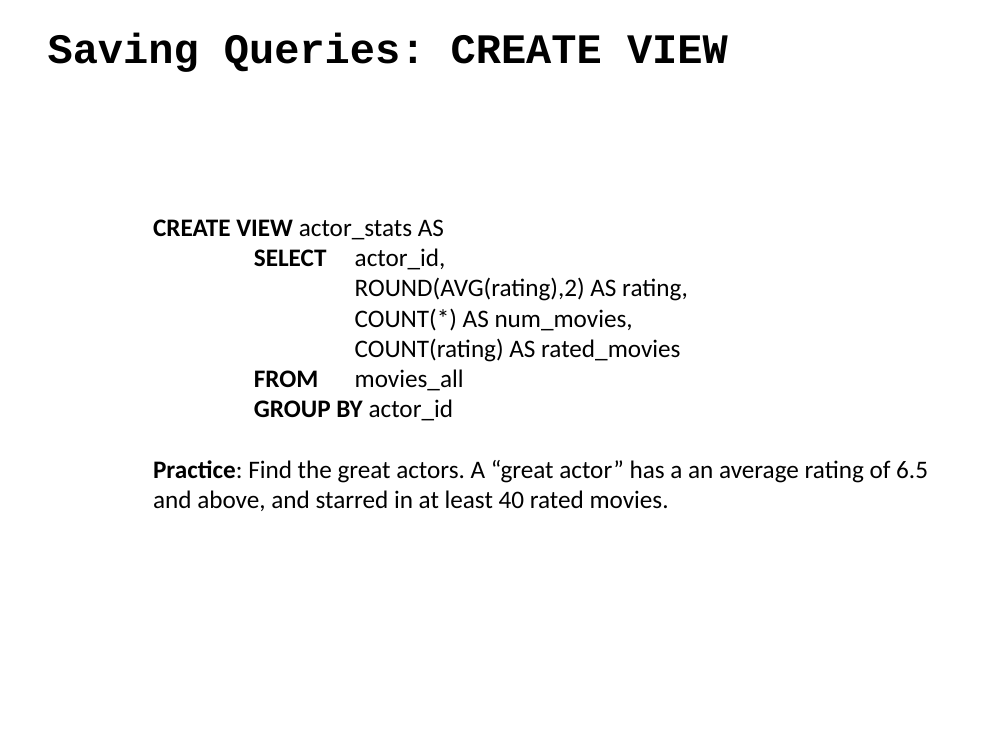
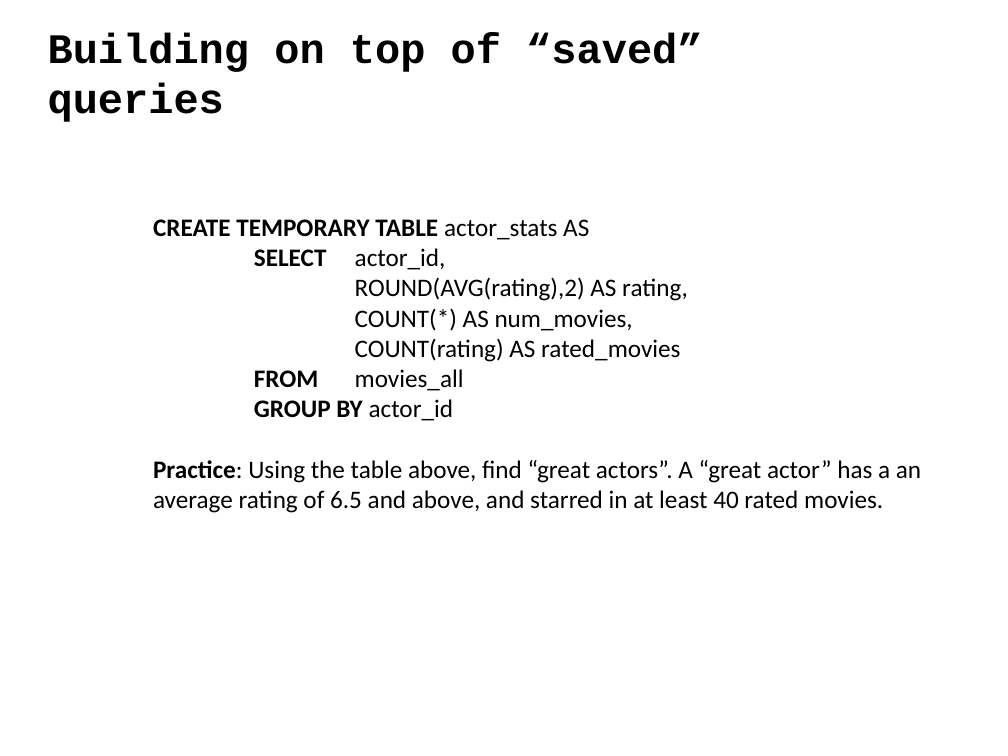
Before and after one commit to ipeirotis/introduction-to-databases, a slide deck: slide 74 of C-SQL.pptx (slide 77 before the commit). Drawn at 1008x756 pixels with LibreOffice and Linux fonts; fonts in the diff are those of the drawing. Boxes give left, top, right and bottom in pixels: in the first picture for what was removed or moved away, otherwise in the second. Text is boxed around its words. In the diff, an @@ line names an element or a change of style, - is before the commit and + after.

```diff
--- a/C-SQL.pptx
+++ b/C-SQL.pptx
@@ text at (48,32,702,122): text changed @@
-Saving Queries: CREATE VIEW
+Building on top of “saved” queries
@@ text at (153,219,589,240): text changed; bold on @@
-CREATE VIEW actor_stats AS
+CREATE TEMPORARY TABLE actor_stats AS
@@ text at (153,460,921,513): text changed @@
-Practice: Find the great actors. A “great actor” has a an average rating of 6.5 and above, and starred in at least 40 rated movies.
+Practice: Using the table above, find “great actors”. A “great actor” has a an average rating of 6.5 and above, and starred in at least 40 rated movies.
```
Also in this commit, not shown: 8 other slides changed, 2 slides added, 1 slide removed.
